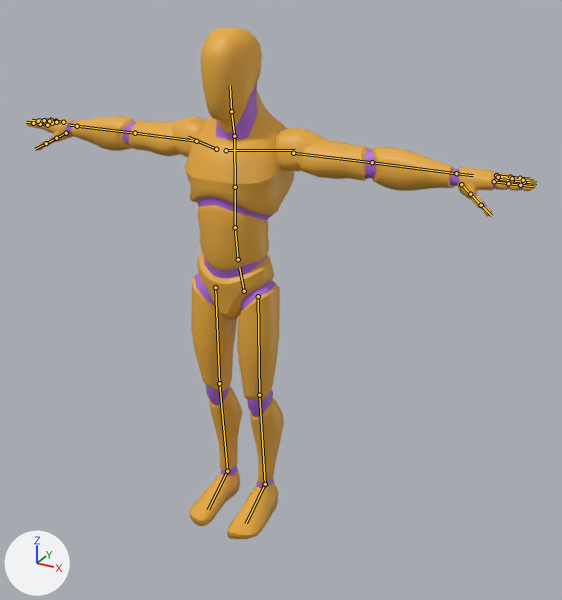
A saved change to the glTF model public/models/wanderer.glb.
The view is the same before and after, from a 50 mm camera at (1.38, -2.17, 2.03) aimed at (0.13, 0.08, 0.9). The axes (+X, +Y, +Z) are drawn at lower left. The lights are the same throughout. The older version comes first. The bones that change, and the others that lie on the model, are drawn over the model as lines.

Names of what the first picture shows: 'Mannequin'.
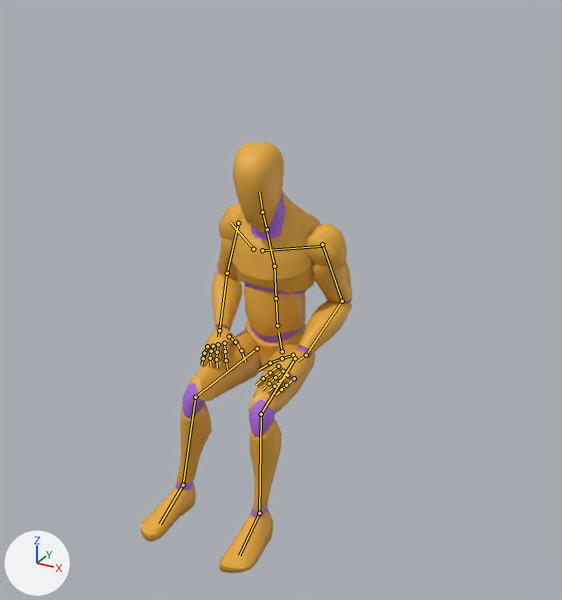
The newer file adds an action. The first version stands in its rest pose; the second is drawn at frame 0 of the action 'Sitting_Idle_Loop'.

What differs and where, as boxes [x1, y1, x2, y2] in the pictures (562 x 600 px):
'Mannequin', posed (58% narrower, 16% shorter)
    before: [26, 27, 537, 539]
    after: [141, 142, 353, 573]
bone 'DEF-hips', root to tip
    before: (244, 291) to (239, 267)
    after: (282, 351) to (278, 332)
bone 'DEF-spine.002', root to tip
    before: (235, 227) to (235, 187)
    after: (276, 298) to (274, 266)
bone 'DEF-spine.003', root to tip
    before: (235, 187) to (234, 139)
    after: (274, 266) to (267, 232)
bone 'DEF-neck', root to tip
    before: (234, 136) to (231, 111)
    after: (267, 229) to (262, 212)
bone 'DEF-head', root to tip
    before: (231, 111) to (230, 85)
    after: (262, 212) to (259, 192)
bone 'DEF-shoulder.L', root to tip
    before: (226, 150) to (295, 150)
    after: (262, 250) to (323, 246)
bone 'DEF-upper_arm.L', root to tip
    before: (293, 153) to (372, 162)
    after: (322, 244) to (342, 301)
bone 'DEF-forearm.L', root to tip
    before: (372, 162) to (456, 173)
    after: (342, 301) to (306, 355)
bone 'DEF-hand.L', root to tip
    before: (456, 173) to (473, 175)
    after: (306, 355) to (297, 361)
bone 'DEF-f_index.01.L', root to tip
    before: (494, 181) to (508, 183)
    after: (278, 366) to (270, 372)
bone 'DEF-f_index.02.L', root to tip
    before: (508, 183) to (520, 185)
    after: (270, 372) to (263, 378)
bone 'DEF-f_middle.02.L', root to tip
    before: (512, 180) to (524, 182)
    after: (275, 377) to (269, 383)
bone 'DEF-thumb.03.L', root to tip
    before: (481, 205) to (492, 216)
    after: (270, 363) to (258, 370)
bone 'DEF-shoulder.R', root to tip
    before: (216, 149) to (188, 137)
    after: (253, 249) to (230, 222)
bone 'DEF-upper_arm.R', root to tip
    before: (196, 141) to (135, 133)
    after: (238, 223) to (227, 273)
bone 'DEF-forearm.R', root to tip
    before: (135, 133) to (77, 126)
    after: (227, 273) to (219, 330)
bone 'DEF-hand.R', root to tip
    before: (77, 126) to (67, 124)
    after: (219, 330) to (218, 336)
bone 'DEF-f_index.01.R', root to tip
    before: (47, 125) to (40, 124)
    after: (224, 343) to (225, 351)
bone 'DEF-f_index.02.R', root to tip
    before: (40, 124) to (33, 123)
    after: (225, 351) to (226, 360)
bone 'DEF-f_index.03.R', root to tip
    before: (33, 123) to (26, 122)
    after: (226, 360) to (227, 369)
bone 'DEF-f_middle.01.R', root to tip
    before: (52, 123) to (44, 122)
    after: (218, 344) to (217, 352)
bone 'DEF-f_middle.02.R', root to tip
    before: (44, 122) to (38, 121)
    after: (217, 352) to (216, 359)
bone 'DEF-f_middle.03.R', root to tip
    before: (38, 121) to (32, 120)
    after: (216, 359) to (217, 368)
bone 'DEF-f_pinky.01.R', root to tip
    before: (63, 122) to (56, 121)
    after: (207, 346) to (204, 353)
bone 'DEF-f_pinky.02.R', root to tip
    before: (56, 121) to (51, 120)
    after: (204, 353) to (203, 358)
bone 'DEF-f_ring.01.R', root to tip
    before: (56, 122) to (49, 121)
    after: (213, 346) to (211, 351)
bone 'DEF-f_ring.02.R', root to tip
    before: (49, 121) to (44, 120)
    after: (211, 351) to (210, 358)
bone 'DEF-f_ring.03.R', root to tip
    before: (44, 120) to (38, 119)
    after: (210, 358) to (210, 365)
bone 'DEF-thumb.01.R', root to tip
    before: (66, 133) to (56, 138)
    after: (229, 336) to (235, 342)
bone 'DEF-thumb.02.R', root to tip
    before: (56, 138) to (46, 143)
    after: (235, 342) to (241, 350)
bone 'DEF-thumb.03.R', root to tip
    before: (46, 143) to (35, 149)
    after: (241, 350) to (245, 361)
bone 'DEF-thigh.L', root to tip
    before: (258, 296) to (259, 395)
    after: (295, 358) to (261, 414)
bone 'DEF-shin.L', root to tip
    before: (259, 395) to (265, 484)
    after: (261, 414) to (259, 513)
bone 'DEF-foot.L', root to tip
    before: (265, 484) to (246, 523)
    after: (259, 513) to (239, 555)
bone 'DEF-thigh.R', root to tip
    before: (215, 287) to (219, 383)
    after: (257, 348) to (195, 397)
bone 'DEF-shin.R', root to tip
    before: (219, 383) to (227, 471)
    after: (195, 397) to (183, 485)
bone 'DEF-foot.R', root to tip
    before: (227, 471) to (208, 509)
    after: (183, 485) to (160, 524)

The change in detail:
Bone 'DEF-hips' (bone_def_hips) moves from (0.0, 0.0, 0.0) to (0.003, -0.434, -0.179).
Bone 'DEF-spine.002' (bone_def_spine_002) turns from (0, 0, 0) to (5, 0, 0) degrees about its own x, y and z.
Bone 'DEF-spine.003' (bone_def_spine_003) turns from (0, 0, 0) to (16, 0, 0) degrees about its own x, y and z.
Bone 'DEF-neck' (bone_def_neck) turns from (0, 0, 0) to (-11, 0, 0) degrees about its own x, y and z.
Bone 'DEF-head' (bone_def_head) turns from (0, 0, 0) to (1, 11, 0) degrees about its own x, y and z.
Bone 'DEF-shoulder.L' (bone_def_shoulder_l) turns from (0, 0, 0) to (-2, -1, -6) degrees about its own x, y and z.
Bone 'DEF-upper_arm.L' (bone_def_upper_arm_l) turns from (0, 0, 0) to (-2, -2, -79) degrees about its own x, y and z.
Bone 'DEF-forearm.L' (bone_def_forearm_l) turns from (0, 0, 0) to (80, 6, 0) degrees about its own x, y and z.
Bone 'DEF-hand.L' (bone_def_hand_l) turns from (0, 0, 0) to (29, 48, 18) degrees about its own x, y and z.
Bone 'DEF-f_index.01.L' (bone_def_f_index_01_l) turns from (0, 0, 0) to (7, 0, 1) degrees about its own x, y and z.
Bone 'DEF-f_index.02.L' (bone_def_f_index_02_l) turns from (0, 0, 0) to (10, 0, 0) degrees about its own x, y and z.
Bone 'DEF-f_middle.02.L' (bone_def_f_middle_02_l) turns from (0, 0, 0) to (9, 0, 0) degrees about its own x, y and z.
Bone 'DEF-thumb.03.L' (bone_def_thumb_03_l) turns from (0, 0, 0) to (13, -2, -4) degrees about its own x, y and z.
Bone 'DEF-shoulder.R' (bone_def_shoulder_r) turns from (0, 0, 0) to (-3, 1, -6) degrees about its own x, y and z.
Bone 'DEF-upper_arm.R' (bone_def_upper_arm_r) turns from (0, 0, 0) to (8, -6, 67) degrees about its own x, y and z.
Bone 'DEF-forearm.R' (bone_def_forearm_r) turns from (0, 0, 0) to (74, -25, 1) degrees about its own x, y and z.
Bone 'DEF-hand.R' (bone_def_hand_r) turns from (0, 0, 0) to (53, -44, -46) degrees about its own x, y and z.
Bone 'DEF-f_index.01.R' (bone_def_f_index_01_r) turns from (0, 0, 0) to (25, -1, 4) degrees about its own x, y and z.
Bone 'DEF-f_index.02.R' (bone_def_f_index_02_r) turns from (0, 0, 0) to (20, 3, 3) degrees about its own x, y and z.
Bone 'DEF-f_index.03.R' (bone_def_f_index_03_r) turns from (0, 0, 0) to (15, -1, 2) degrees about its own x, y and z.
Bone 'DEF-f_middle.01.R' (bone_def_f_middle_01_r) turns from (0, 0, 0) to (11, 0, 4) degrees about its own x, y and z.
Bone 'DEF-f_middle.02.R' (bone_def_f_middle_02_r) turns from (0, 0, 0) to (15, 2, 2) degrees about its own x, y and z.
Bone 'DEF-f_middle.03.R' (bone_def_f_middle_03_r) turns from (0, 0, 0) to (15, -2, 2) degrees about its own x, y and z.
Bone 'DEF-f_pinky.01.R' (bone_def_f_pinky_01_r) turns from (0, 0, 0) to (5, 0, 10) degrees about its own x, y and z.
Bone 'DEF-f_pinky.02.R' (bone_def_f_pinky_02_r) turns from (0, 0, 0) to (10, 5, 3) degrees about its own x, y and z.
Bone 'DEF-f_ring.01.R' (bone_def_f_ring_01_r) turns from (0, 0, 0) to (-1, 0, 5) degrees about its own x, y and z.
Bone 'DEF-f_ring.02.R' (bone_def_f_ring_02_r) turns from (0, 0, 0) to (27, 0, 4) degrees about its own x, y and z.
Bone 'DEF-f_ring.03.R' (bone_def_f_ring_03_r) turns from (0, 0, 0) to (13, 1, 1) degrees about its own x, y and z.
Bone 'DEF-thumb.01.R' (bone_def_thumb_01_r) turns from (0, 0, 0) to (-11, 0, 1) degrees about its own x, y and z.
Bone 'DEF-thumb.02.R' (bone_def_thumb_02_r) turns from (0, 0, 0) to (14, 9, -2) degrees about its own x, y and z.
Bone 'DEF-thumb.03.R' (bone_def_thumb_03_r) turns from (0, 0, 0) to (15, -5, -7) degrees about its own x, y and z.
Bone 'DEF-thigh.L' (bone_def_thigh_l) turns from (0, 0, 0) to (-85, -9, -10) degrees about its own x, y and z.
Bone 'DEF-shin.L' (bone_def_shin_l) turns from (0, 0, 0) to (80, -11, 1) degrees about its own x, y and z.
Bone 'DEF-foot.L' (bone_def_foot_l) turns from (0, 0, 0) to (7, 5, 9) degrees about its own x, y and z.
Bone 'DEF-thigh.R' (bone_def_thigh_r) turns from (0, 0, 0) to (-86, 4, 5) degrees about its own x, y and z.
Bone 'DEF-shin.R' (bone_def_shin_r) turns from (0, 0, 0) to (79, -6, 0) degrees about its own x, y and z.
Bone 'DEF-foot.R' (bone_def_foot_r) turns from (0, 0, 0) to (6, 9, -5) degrees about its own x, y and z.
